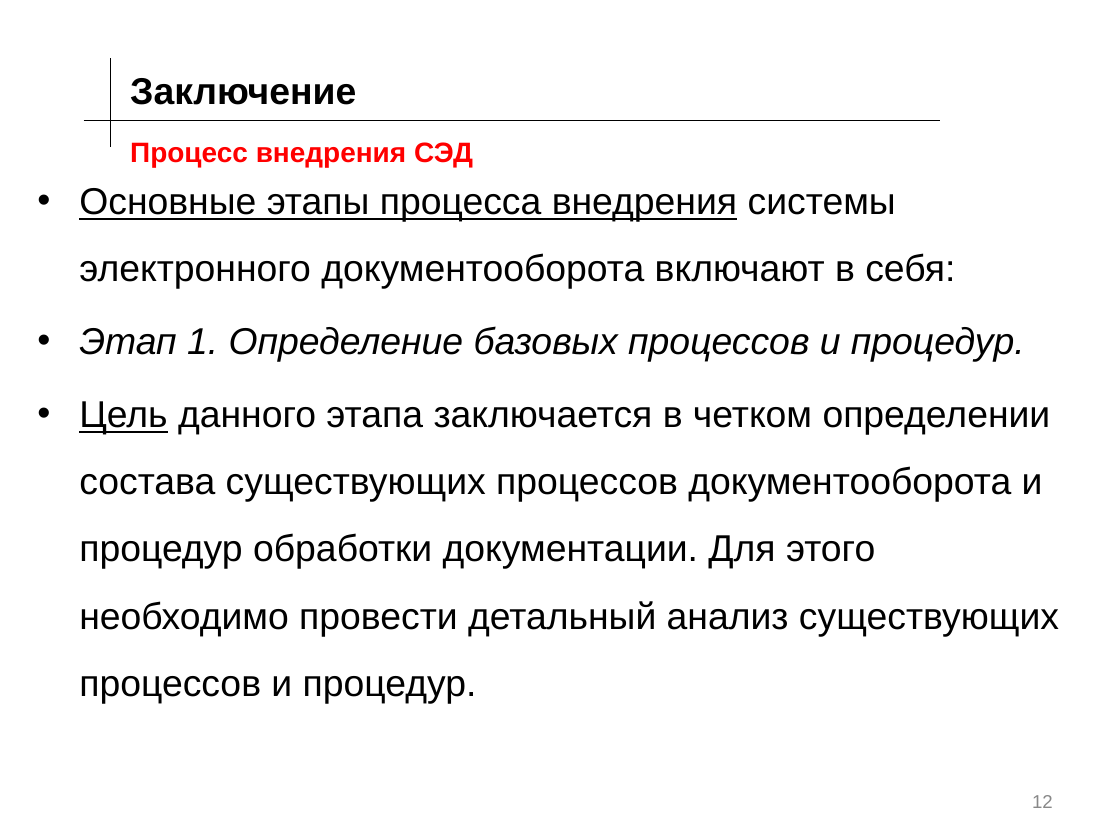
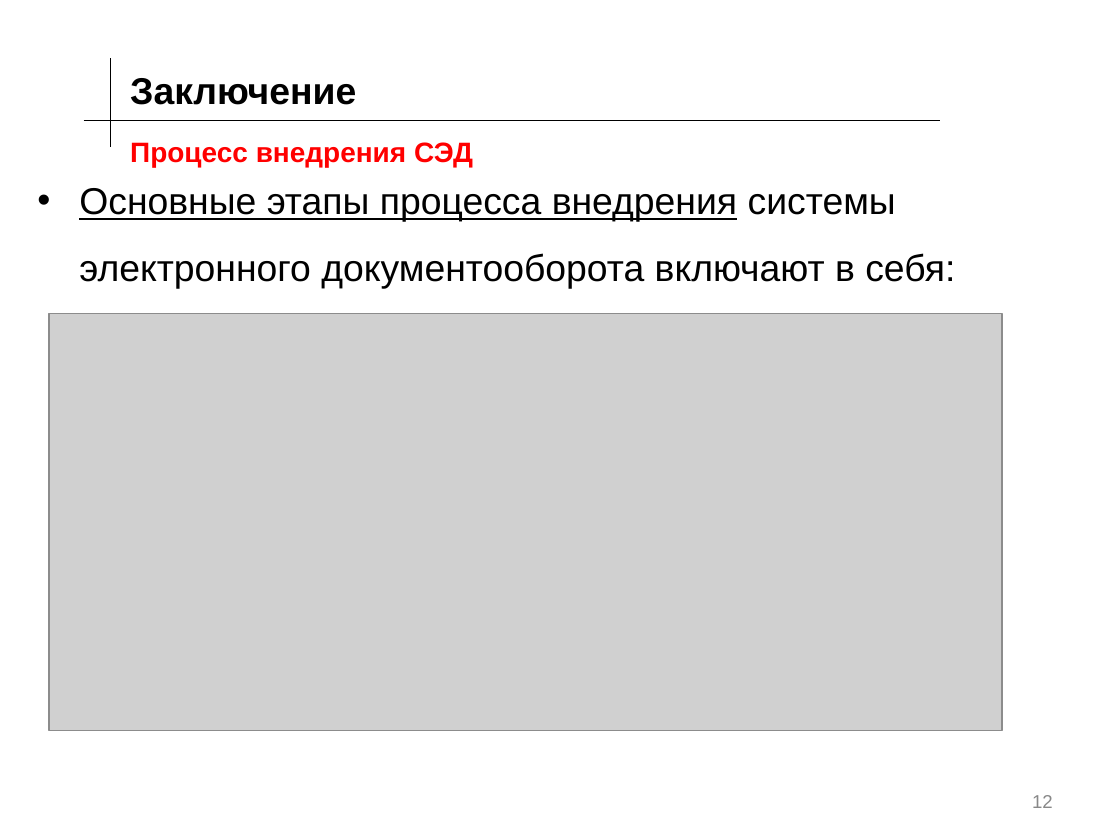
Before and after one commit to KnopaEl/Project, a slide deck: slide 12 of ПД(171-341).pptx. Drawn at 1120x840 pixels with LibreOffice and Linux fonts; fonts in the diff are those of the drawing; grey boxes stand for pictures; background and template pictures are left out. Boxes give left, top, right and bottom in pixels: in the first picture for what was removed or moved away, otherwise in the second. Text is boxed around its words. In the diff, an @@ line names an element or a change of style, - is before the commit and + after.

```diff
--- a/ПД(171-341).pptx
+++ b/ПД(171-341).pptx
@@ picture added at [49, 314, 1002, 730] @@
@@ text at [79, 326, 1059, 704]: paragraphs removed @@
-• Этап 1. Определение базовых процессов и процедур.
-• Цель данного этапа заключается в четком определении состава существующих процессов документооборота и процедур обработки документации. Для этого необходимо провести детальный анализ существующих процессов и процедур.
```
Also in this commit, not shown: 5 other slides changed, 2 slides added.
